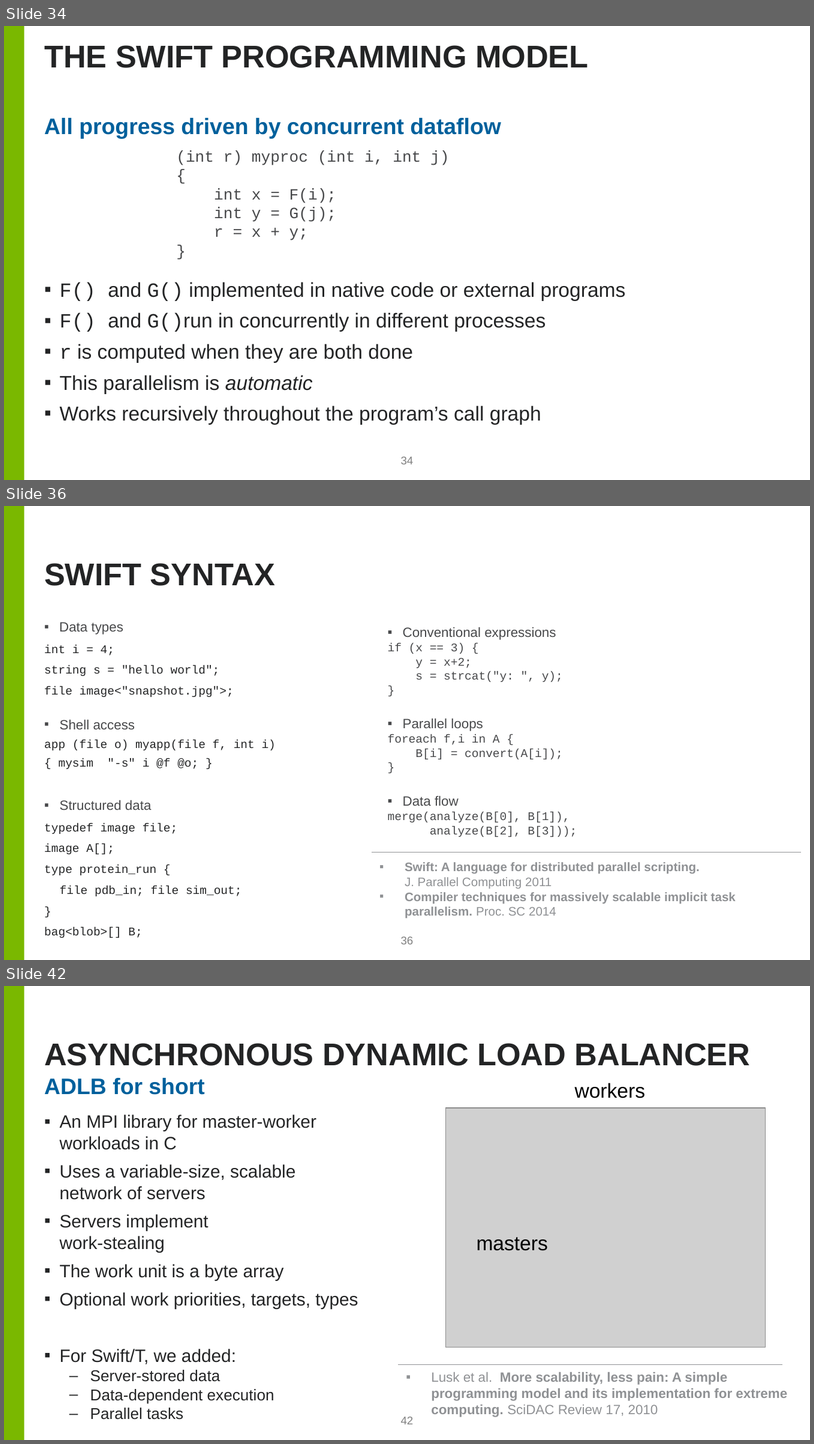
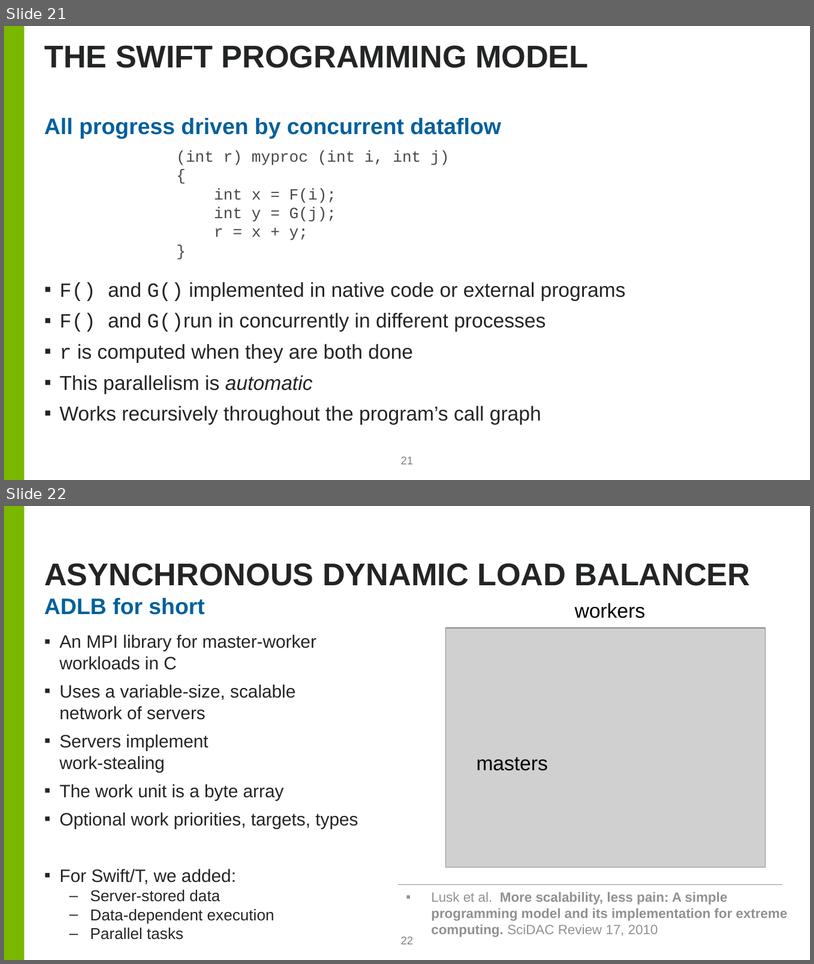
Before and after one commit to brettin/candle_tutorials, a slide deck: Topics/2_hyperparameter_optimization/hpo.pptx. Shown one above the other, each under a label of ours: slides 34, 36 and 42 before the commit, slides 21 and 22 after it; the slides between them are not shown. The pictures are 814x1444 and 814x964 pixels, drawn with LibreOffice and Linux fonts; fonts in the diff are those of the drawing; grey boxes stand for pictures; background and template pictures are left out. Boxes give left, top, right and bottom in pixels: in the first picture for what was removed or moved away, otherwise in the second. Text is boxed around its words. In the diff, an @@ line names an element or a change of style, - is before the commit and + after.

```diff
--- a/Topics/2_hyperparameter_optimization/hpo.pptx
+++ b/Topics/2_hyperparameter_optimization/hpo.pptx
@@ slide 36 removed at (4,506,810,960), background #FFFFFF; not listed: 1 template element that a slide beside it also shows @@
@@ title removed at (44,563,275,586) @@
-SWIFT SYNTAX
@@ text removed at (44,622,276,937) @@
-▪ Data types
-int i = 4;
-string s = "hello world";
-file image<"snapshot.jpg">;
-▪ Shell access
-app (file o) myapp(file f, int i)
-{ mysim "-s" i @f @o; }
-▪ Structured data
-typedef image file;
-image A[];
-type protein_run {
-file pdb_in; file sim_out;
-}
-bag<blob>[] B;
@@ text removed at (388,627,577,837) @@
-▪ Conventional expressions
-if (x == 3) {
-y = x+2;
-s = strcat("y: ", y);
-}
-▪ Parallel loops
-foreach f,i in A {
-B[i] = convert(A[i]);
-}
-▪ Data flow
-merge(analyze(B[0], B[1]),
-analyze(B[2], B[3]));
@@ line removed from (372, 852) to (801, 852) @@
@@ text removed at (405,862,736,918) @@
-▪ Swift: A language for distributed parallel scripting.
-  J. Parallel Computing 2011
-▪ Compiler techniques for massively scalable implicit task parallelism. Proc. SC 2014
@@ page number removed at (401,936,414,944) @@
-36
@@ what was slide 34 is now slide 21 @@
@@ page number at (401,456,414,464): text changed @@
-34
+21
@@ what was slide 42 is now slide 22 @@
@@ page number at (401,936,414,944): text changed @@
-42
+22
```
Also in this commit, not shown: 3 slides changed, 20 other slides removed.
